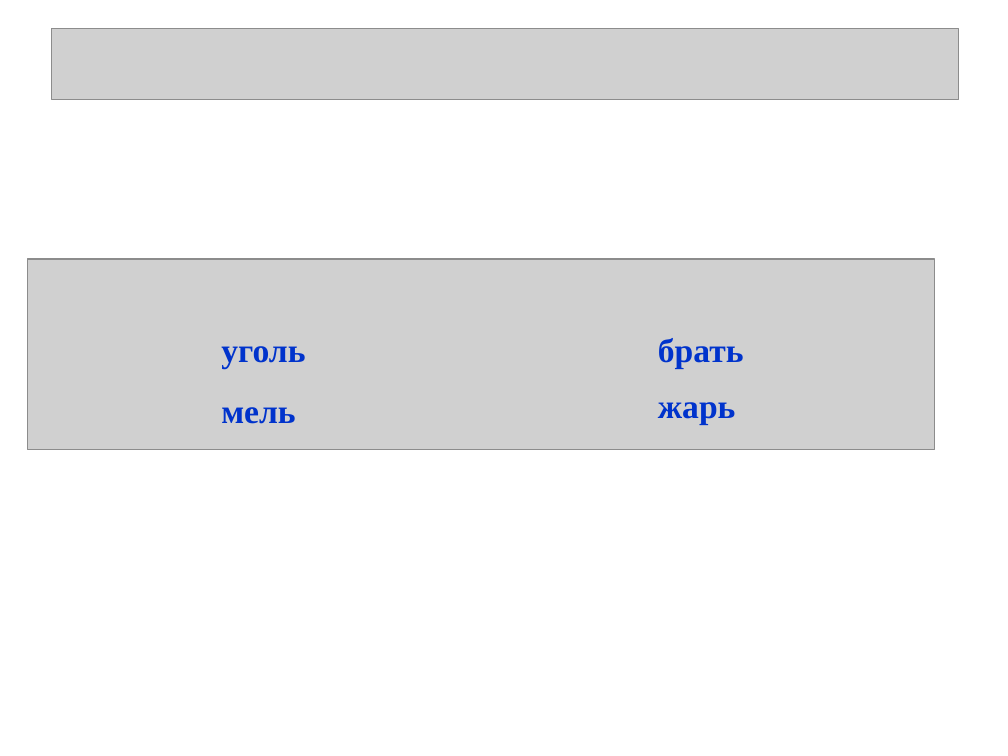
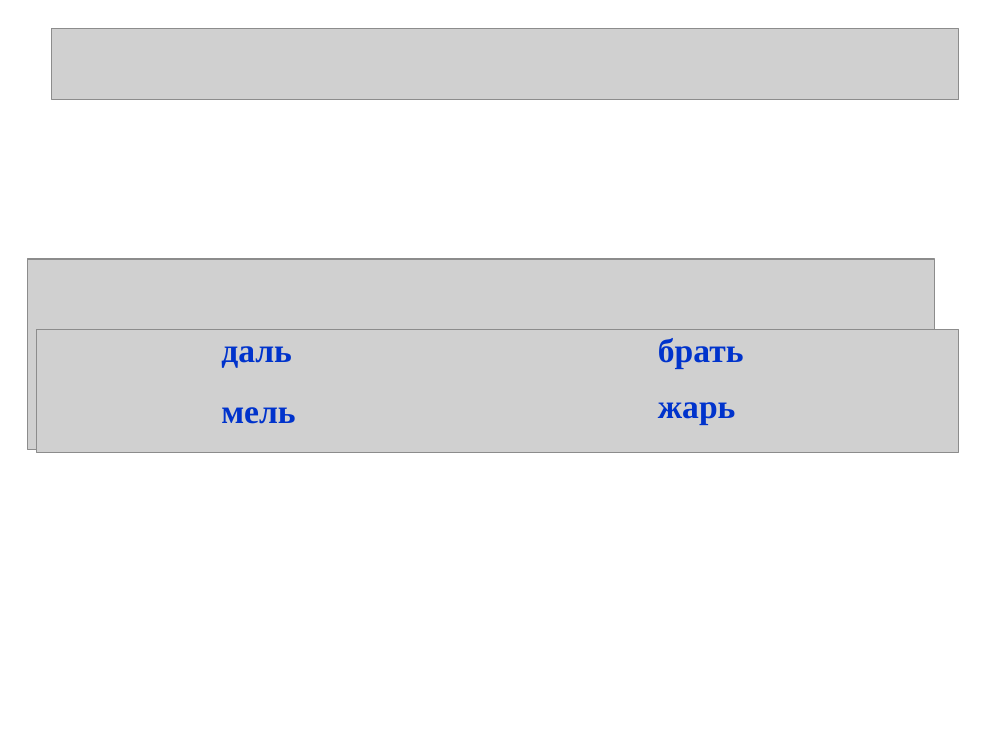
Before and after one commit to dkuzminov/polnikova, a slide deck: slide 2 of Дидактическая тетрадь. 2 класс/1 вариант/Контрольная работа 2.ppt. Drawn at 1008x756 pixels with LibreOffice and Linux fonts; fonts in the diff are those of the drawing; grey boxes stand for pictures. Boxes give left, top, right and bottom in pixels: in the first picture for what was removed or moved away, otherwise in the second. Text is boxed around its words. In the diff, an @@ line names an element or a change of style, - is before the commit and + after.

```diff
--- a/Дидактическая тетрадь. 2 класс/1 вариант/Контрольная работа 2.ppt
+++ b/Дидактическая тетрадь. 2 класс/1 вариант/Контрольная работа 2.ppt
@@ picture added at bbox=[37, 330, 960, 453] @@
@@ text at bbox=[221, 346, 292, 368]: text changed @@
-уголь
+даль
```
Also in this commit, not shown: 1 other slide changed, 1 other file.
